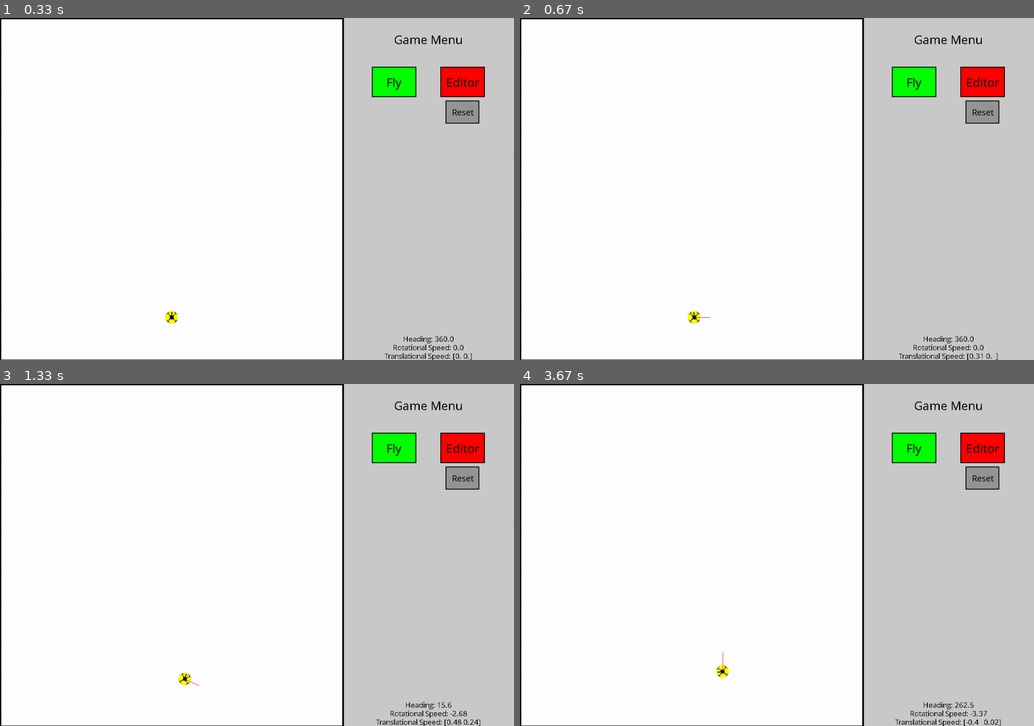
Above: before the commit, frames 1-4 (two rows, left to right).
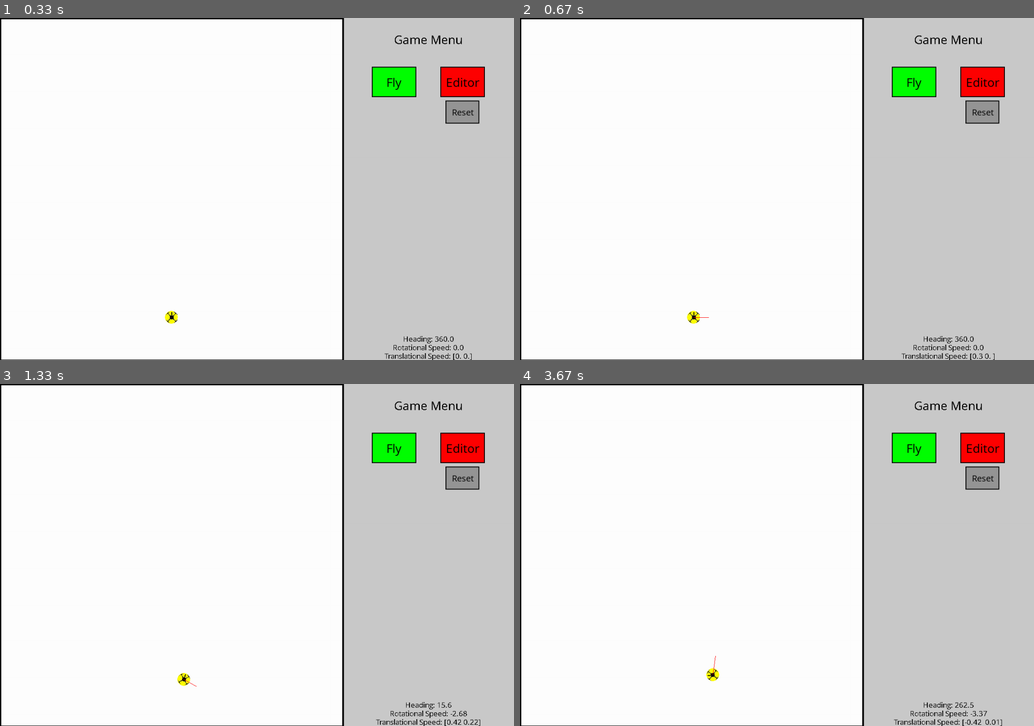
Above: after the commit, the same moments.

Repository: Erikx3/2D_Pygame_Drone_Simulation
Game: pygame game, started from main.py
Two runs of this game, one before a commit and one after it. Both use one fixed random seed, a clock stepped at 60 frames per second and the inputs below.
Inputs (mouse positions are in pixels of both pictures, inside the frame that each line leads up to):
- Up to frame 1 (0.33 s): no input
- Up to frame 2 (0.67 s): hold Right from 0.33 s (still down); move the mouse to (756, 202) at 0.37 s
- Up to frame 3 (1.33 s): release Right at 0.8 s; hold Up 0.83-1.13 s; hold W 0.83-1.13 s; move the mouse to (97, 637) at 0.87 s; hold Right from 1.17 s (still down); hold D from 1.17 s (still down); move the mouse to (292, 626) at 1.2 s
- Up to frame 4 (3.67 s): release Right at 1.63 s; release D at 1.63 s; hold Left 1.67-2.2 s; hold A 1.67-2.2 s; move the mouse to (612, 490) at 1.7 s; hold Down 2.23-2.53 s; hold S 2.23-2.53 s; move the mouse to (941, 438) at 2.27 s; hold Left 2.57-2.97 s; hold A 2.57-2.97 s; move the mouse to (633, 609) at 2.6 s; hold Up 3-3.37 s; hold W 3-3.37 s; move the mouse to (684, 678) at 3.03 s; hold Right from 3.4 s (still down); hold D from 3.4 s (still down); move the mouse to (818, 640) at 3.43 s

Frame 1 is identical in both runs. In frame 2, 0.2% of the frame differs, in the area x 32-93%, y 85-100%; in frame 3, less than 0.1%; in frame 4, 0.4%, in the area x 36-94%, y 78-100%.

Commit message:
Add first architecture for measurement units, next put in lasers with variable n of lasers and make measurement work + draw them

Diff:
--- a/drone.py
+++ b/drone.py
@@ -3,9 +3,10 @@
 import pygame
 import numpy as np
 from tools.circle_line_intersection import circle_line_intersection
-
-
-class Drone(pygame.sprite.Sprite):
+import random
+
+
+class Drone:
     def __init__(self, environment):
         # Make environment accessible
         self.env = environment
@@ -14,7 +15,7 @@
         # TODO: Think about adding these to Game Menu
         self.radius = 0.15  # [m]
         self.drone_mass = 1  # [kg]
-        self.damp_t = 0.5  # translational damping [kg/s]
+        self.damp_t = 0.75  # translational damping [kg/s]
         self.damp_r = 0.05  # rotational damping [kg*m^2/s]
         self.F_user_max = 1
         self.M_user_max = 0.25
@@ -55,7 +56,20 @@
         self.drone_circle = pygame.draw.circle(self.env.screen, self.env.YELLOW_t,
                                                self.env.mysys_to_pygame(self.pos), self.radius_pxl)
 
-    # TODO: Add vector with optional buttons for displaying
+        # Add IMU to drone
+        self.IMU = IMU(drone=self, log_rate=1.0, N_meas=500, noise_perc=0.05)
+
+    def update_physics(self):
+        self.calculate_forces()
+        self.equation_of_motion()
+        # TODO:
+        self.IMU.update(dt=self.env.dt)
+
+    def update_draw(self):
+        self.draw_drone()
+        self.draw_vectors()
+        self.draw_info()
+
     def equation_of_motion(self):
         self.body_to_nav = np.array([[np.cos(self.psi), -np.sin(self.psi)],
                                     [np.sin(self.psi), np.cos(self.psi)]])
@@ -77,15 +91,6 @@
         # TODO: check rotation changes body's vel(acc)?? np.dot(np.array([[0, self.r], [-self.r, 0]]), self.speed)
         self.acc = self.F / self.drone_mass
         self.r_dot = self.M / self.J
-
-    def update_physics(self):
-        self.calculate_forces()
-        self.equation_of_motion()
-
-    def update_draw(self):
-        self.draw_drone()
-        self.draw_vectors()
-        self.draw_info()
 
     def draw_info(self):
         speed_t_str = "Translational Speed: " + str(np.round(self.speed_nav, 2))
@@ -161,3 +166,96 @@
         self.M = 0  # total moment [Nm]
         self.M_drag = 0
         self.M_user = 0.0
+
+
+class MeasurementUnit:
+    def __init__(self, drone, log_rate, N_meas):
+        """
+        This class should be used for each measurement unit as a parent class
+
+        :param drone: drone it belongs to
+        :param log_rate: log rate the measurement will be updated with
+        :param N_meas: Number of measurements saved in the time sliding data array
+        """
+        self.drone = drone  # Drone Instance
+        self.log_rate = log_rate  # Logging rate in [s]
+        self.accumulator = 0.0  # Accumulator to check, if log time is reached
+        self.timestamp = 0.0
+        self.measurements = None  # Initiate measurement with next function
+        self.initialize_meas(N_meas)
+
+    def update(self, dt):
+        self.accumulator += dt
+        if self.accumulator >= self.log_rate:
+            new_meas = self.create_meas()
+            self.add_meas(new_meas)
+            self.accumulator -= self.log_rate
+        self.timestamp += dt
+
+    def get_current_meas(self):
+        return self.measurements[0]
+
+    def get_all_meas(self):
+        return self.measurements
+
+    def add_noise(self, data_list, perc):
+        """
+        Function to add random noise to a parameter by percentage
+        :param data_list: data to put noise on
+        :param perc: percentage of noise between 0 .. 1
+        :return: np.array data with noise on it
+        """
+
+        noise_perc = random.uniform(-perc, perc)  # Generate random noise
+        inp_data = np.array(data_list)  # make sure it is as array
+        data_with_noise = inp_data + noise_perc * inp_data
+        return data_with_noise
+
+    def add_meas(self, new_m):
+        """
+        Add new measurement to sliding data array
+
+        :param new_m: list or array with new measurements
+        """
+        self.measurements = np.vstack([new_m, self.measurements[0:-1]])
+
+    def create_meas(self):
+        """
+        This function is supposed to be overwritten and create one list of measurements.
+        This data should be generated artificially based on the real data of the drone for now.
+        It must have the following format, add a suitable doc:
+        :return [timestamp[s], data_1, data_2, ..., data_n]
+        """
+        new_meas = []
+        return new_meas
+
+    def initialize_meas(self, N_meas):
+        """
+        This function is supposed to be overwritten and create an initial array with row N_meas and number of columns n
+        according to the following format:
+        [timestamp, data_1, data_2, ..., data_n]
+        """
+        pass
+
+
+class IMU(MeasurementUnit):
+    def __init__(self, drone, log_rate, N_meas, noise_perc):
+        """
+        See parent class, added noise variable
+
+        :param noise_perc:
+        """
+        super().__init__(drone, log_rate, N_meas)
+        self.noise_perc = noise_perc
+
+    def create_meas(self):
+        acc_x = self.drone.acc[0]
+        acc_y = self.drone.acc[1]
+        omega_z = self.drone.r_dot
+        noise_data = self.add_noise([acc_x, acc_y, omega_z], self.noise_perc)
+        new_meas = np.hstack([self.timestamp, noise_data])
+        return new_meas  # AccX[m/s^2], AccY[m/s^2], OmegaZ[rad/s^2]
+
+    def initialize_meas(self, N_meas):
+        self.measurements = np.zeros((N_meas, 4))
+        self.measurements[0] = [self.timestamp, 0, 0, 0]  # AccX[m/s^2], AccY[m/s^2], OmegaZ[rad/s^2]
